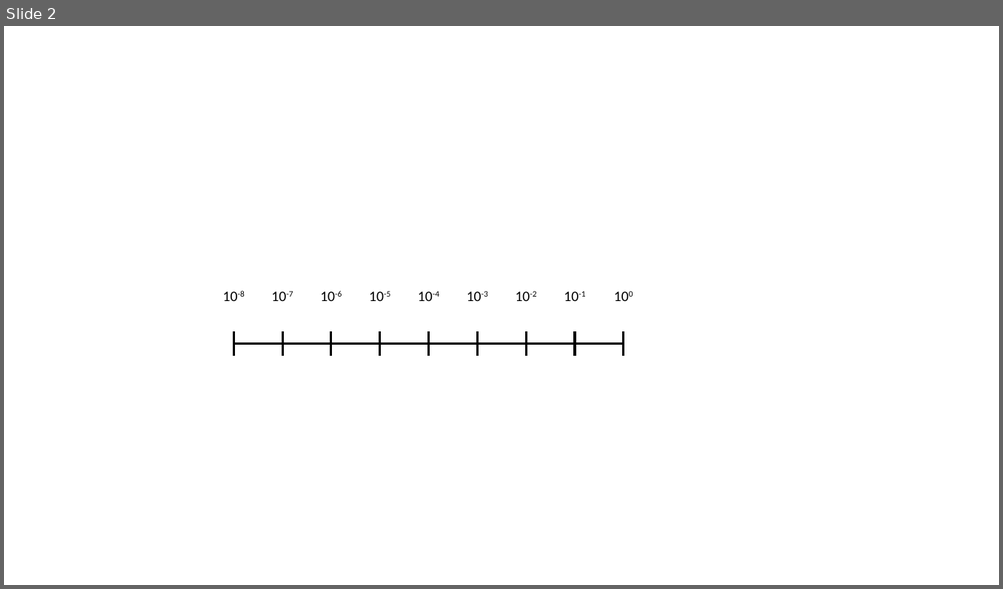
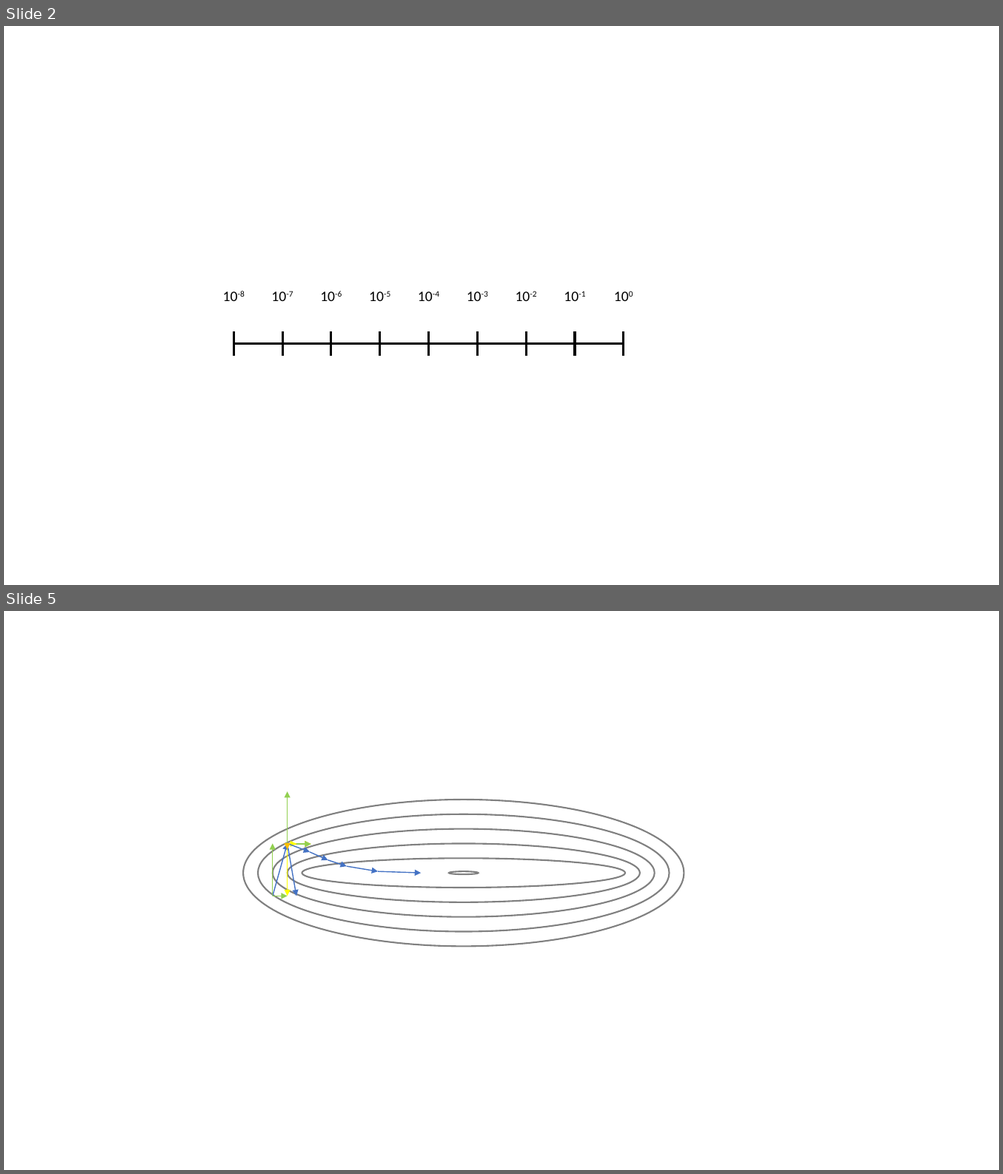
Before and after one commit to maximofn/Curso_Pytorch, a slide deck: 03 Redes fully connected/Imagenes/Figuras.pptx. Shown one above the other, each under a label of ours: slide 2 before the commit, slides 2 and 5 after it; the slides between them are not shown. The pictures are 1003x589 and 1003x1174 pixels, drawn with LibreOffice and Linux fonts; fonts in the diff are those of the drawing. Boxes give left, top, right and bottom in pixels: in the first picture for what was removed or moved away, otherwise in the second. Text is boxed around its words. In the diff, an @@ line names an element or a change of style, - is before the commit and + after.

```diff
--- a/03 Redes fully connected/Imagenes/Figuras.pptx
+++ b/03 Redes fully connected/Imagenes/Figuras.pptx
@@ slide 5 added at [4,611,999,1170], background #FFFFFF @@
@@ ellipse added at [244,800,685,947], outline #808080 1.5 pt @@
@@ arrow added from (287, 845) to (287, 792), #92D050 1 pt @@
@@ ellipse added at [258,815,669,932], outline #808080 1.5 pt @@
@@ ellipse added at [273,829,654,917], outline #808080 1.5 pt @@
@@ arrow added from (273, 896) to (287, 844), #4472C4 1 pt @@
@@ arrow added from (273, 896) to (273, 844), #92D050 1 pt @@
@@ arrow added from (287, 845) to (311, 845), #FFC000 1 pt @@
@@ ellipse added at [287,844,640,903], outline #808080 1.5 pt @@
@@ arrow added from (287, 844) to (296, 896), #4472C4 1 pt @@
@@ arrow added from (287, 844) to (287, 896), #FFFF00 1 pt @@
@@ arrow added from (287, 844) to (296, 844), #FFFF00 1 pt @@
@@ arrow added from (287, 844) to (310, 852), #4472C4 1 pt @@
@@ arrow added from (287, 844) to (287, 850), #FFC000 1 pt @@
@@ arrow added from (296, 845) to (311, 845), #92D050 1 pt @@
@@ arrow added from (310, 852) to (328, 860), #4472C4 1 pt @@
@@ ellipse added at [301,859,625,888], outline #808080 1.5 pt @@
@@ arrow added from (328, 860) to (347, 866), #4472C4 1 pt @@
@@ arrow added from (347, 866) to (378, 871), #4472C4 1 pt @@
@@ arrow added from (378, 871) to (421, 873), #4472C4 1 pt @@
@@ ellipse added at [449,871,478,874], outline #808080 1.5 pt @@
@@ arrow added from (273, 896) to (287, 896), #92D050 1 pt @@
```
Also in this commit, not shown: 2 other slides added, 9 other files.
